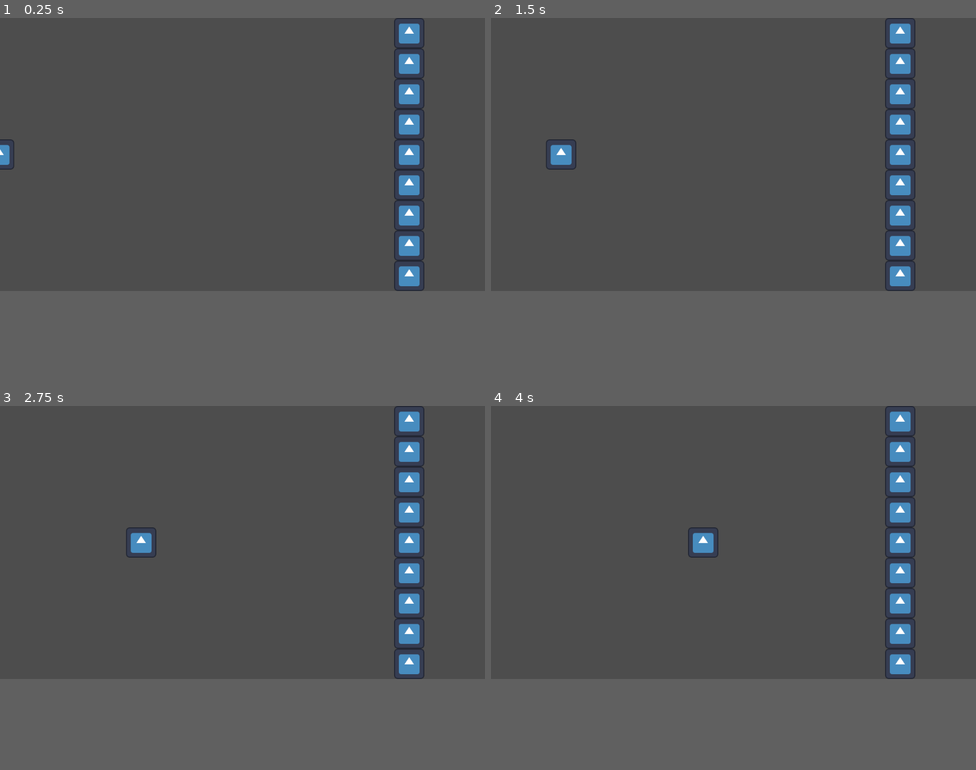
Above: before the commit, frames 1-4 (two rows, left to right).
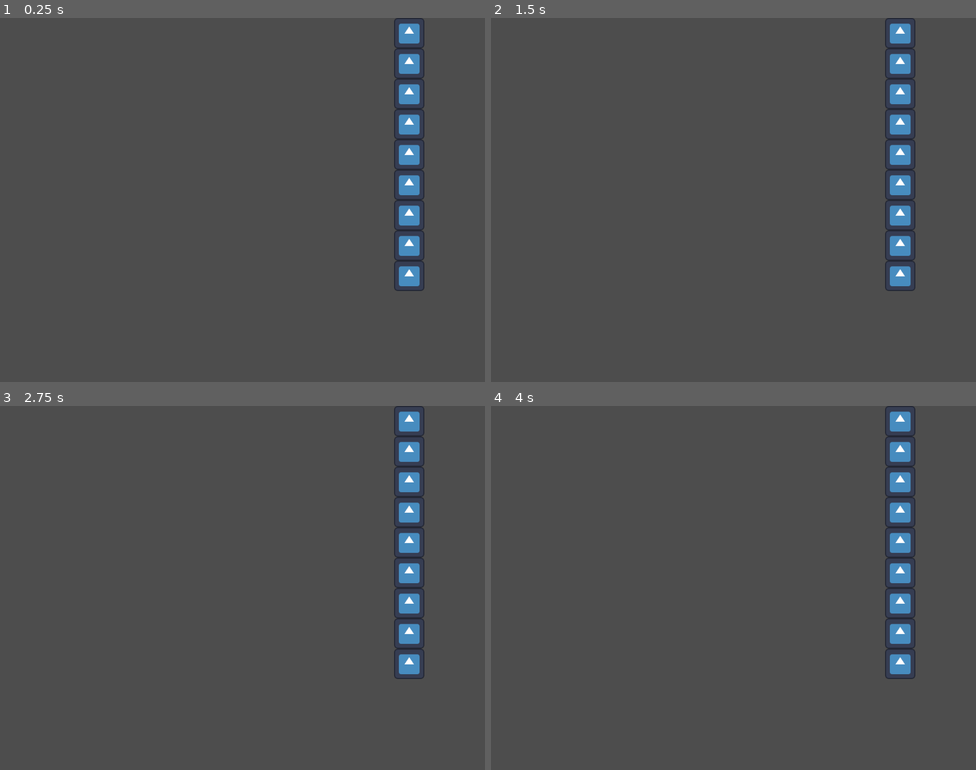
Above: after the commit, the same moments.

Repository: 00Her0/risen
Game: Godot game, scene res://main.tscn
Two runs of this game, one before a commit and one after it. Both use one fixed random seed, a clock stepped at 60 frames per second and the inputs below. The engine's default icon, where the game draws it, is replaced by a stand-in: a white triangle on a blue panel in a dark square.
Inputs:
- Up to frame 1 (0.25 s): no input
- Up to frame 2 (1.5 s): tap Enter (ui_accept) at 0.5, 0.6, 0.77, 1.07, 1.35 s
- Up to frame 3 (2.75 s): tap Enter (ui_accept) at 1.52, 1.82, 2.1 s
- Up to frame 4 (4 s): tap Enter (ui_accept) at 2.85, 3.02, 3.32, 3.6, 3.77 s
In our replay, the window is 800x450 before the commit and 800x600 after it. These sizes can differ from the game's own. Grey fills any space a smaller window leaves; there, only what the larger window draws over its background counts as a difference.

The runs differ from the first frame. In frame 1, 0.1% of the frame differs, in the area x 0-3%, y 33-42%; in frame 2, 0.3%, in the area x 11-18%, y 33-42%; in frame 3, 0.3%; in frame 4, 0.3%.

Commit message:
Added basic attacks from dragons, death process for enemies and started working on reanimation
Still need to work on reanimation and soul siphoning

Diff:
--- a/Enemy.gd
+++ b/Enemy.gd
@@ -1,29 +1,76 @@
 extends Area2D
 
 
-var speed = 2
-var attack_range = 250
-var attack_power = 5
+@export var speed = 20
+@export var attack_range = 250
+@export var attack_power = 5
+@export var health := 100
 var targeted
-#$hit_cooldown.wait_time = 1
-
-# Called when the node enters the scene tree for the first time.
+@onready var anim = $AnimatedSprite2D
+@onready var attack_delay = $hit_cooldown
+@onready var undead_targetting = $"Undead_targeting system"
+var state
+signal i_died
 func _ready():
-	pass
+	state = "attack"
 
 
-# Called every frame. 'delta' is the elapsed time since the previous frame.
+
 func _process(delta):
-	if position.x < 1024 - attack_range:
-		position.x += speed
+	if position.y < 768:
+		position.y += speed * delta
+	if Input.is_action_just_pressed("ui_accept"):
+		speed = 0
 
 
-func _on_sword_area_entered(area):
-	$hit_cooldown.start()
-	targeted = area
 
 func _on_hit_cooldown_timeout():
-	if targeted.broken == false:
-		targeted.health -= attack_power
-	else:
-		attack_range = 0
+	if state != "dead":
+		if targeted.broken == false:
+			targeted.take_damage(attack_power)
+		else:
+			attack_range = 0
+
+
+func _on_area_2d_area_entered(area):
+	if area.is_in_group("wall"):
+		targeted = area
+		anim.play("Attack")
+		attack_delay.start()
+		speed = 0
+
+func take_damage(damage):
+	if health >= damage:
+		health -= damage
+		if health <= 0:
+			die()
+
+
+func die():
+	#Currency.dead_list.append(self.position)
+	state = "dead"
+	emit_signal("i_died")
+	anim.play("Dead")
+	attack_power = 0
+	speed = 0
+	rotation = 90
+
+
+#Risen state code here
+func raise():
+	state = "risen"
+	undead_targetting.disabled = false
+	# Code here for recovering stats from before death
+
+
+	# slow speed going up, they will target the nearest enemy until they die or the
+	#life timer ends
+	speed = -20
+
+
+func find_target():
+	var target_list = []
+	var possible_target_list = undead_targetting.get_overlapping_areas()
+	for target in possible_target_list:
+		if "enemy" in target.name:
+			target_list.append(target)
--- /dev/null
+++ b/Fireball.gd
@@ -0,0 +1,26 @@
+extends Area2D
+
+@export var speed = 350
+@export var damage := 10
+var velocity = Vector2.ZERO
+var acceleration = Vector2.ZERO
+
+func start(transform):
+	global_transform = transform
+	velocity = transform.x * speed
+
+func _physics_process(delta):
+	velocity += acceleration * delta
+	clamp(velocity,Vector2.ZERO,Vector2(speed,speed))
+	rotation = velocity.angle()
+	position += velocity * delta
+
+
+func _on_area_entered(area):
+	if "Enemy" in area.name:
+		area.take_damage(damage)
+		queue_free()
+
+
+func _on_lifetime_timeout():
+	queue_free()
--- a/Scenes/LDragon.gd
+++ b/Scenes/LDragon.gd
@@ -1,4 +1,41 @@
 extends Area2D
 
+@export var rotation_speed = PI
+@export var cooldown = 0.5
+var target_list = []
+var fireball_scene = preload("res://Scenes/fireball.tscn")
+@onready var muzzle = $Dragon/Muzzle
 var target = null
 var can_shoot = true
+
+func shoot():
+	if can_shoot:
+		var f = fireball_scene.instantiate()
+		get_parent().add_child(f)
+		f.start(muzzle.global_transform)
+		can_shoot = false
+		await get_tree().create_timer(cooldown).timeout
+		can_shoot = true
+
+func _process(_delta):
+	if target:
+		$Dragon.look_at(target.global_position)
+		shoot()
+
+
+func _on_targetting_system_area_entered(area):
+	if area.name == "Enemy" && area.state != "dead":
+		add_target(area)
+		target = area
+
+
+#add target to list and connect targets death signal
+func add_target(enemy):
+	target_list.append(enemy)
+	enemy.i_died.connect(manage_targets)
+
+# Keep list sorted by nearest to wall and remove a target if it dies
+func manage_targets():
+	if !target_list.is_empty():
+		for target in target_list:
+			print(target.position)
--- a/Scenes/RDragon.gd
+++ b/Scenes/RDragon.gd
@@ -1,4 +1,29 @@
 extends Area2D
 
+@export var rotation_speed = PI
+@export var cooldown = 0.5
+
+var fireball_scene = preload("res://Scenes/fireball.tscn")
+@onready var muzzle = $Dragon/Muzzle
 var target = null
 var can_shoot = true
+
+func shoot():
+	if can_shoot:
+		var f = fireball_scene.instantiate()
+		get_parent().add_child(f)
+		f.start(muzzle.global_transform)
+		can_shoot = false
+		await get_tree().create_timer(cooldown).timeout
+		can_shoot = true
+
+func _process(_delta):
+	if target:
+		$Dragon.look_at(target.global_position)
+		shoot()
+
+
+func _on_targetting_system_area_entered(area):
+	print(area)
+	if "Enemy" in area.name:
+		target = area
--- /dev/null
+++ b/Scenes/Walls.gd
@@ -0,0 +1,16 @@
+extends Node2D
+
+@export var wall_1_health := 100
+@export var wall_2_health := 100
+@export var wall_3_health := 100
+@onready var wall_1 = $"Wall_segment 1"
+@onready var wall_2 = $"Wall_segment 2"
+@onready var wall_3 = $"Wall_segment 3"
+# Called when the node enters the scene tree for the first time.
+func _ready():
+	pass # Replace with function body.
+
+
+# Called every frame. 'delta' is the elapsed time since the previous frame.
+func _process(delta):
+	pass
--- /dev/null
+++ b/Scenes/currency.gd
@@ -0,0 +1,11 @@
+extends Node
+
+
+# Called when the node enters the scene tree for the first time.
+func _ready():
+	pass # Replace with function body.
+
+
+# Called every frame. 'delta' is the elapsed time since the previous frame.
+func _process(delta):
+	pass
--- a/Scenes/enemy.tscn
+++ b/Scenes/enemy.tscn
@@ -18,6 +18,10 @@
 [sub_resource type="AtlasTexture" id="AtlasTexture_abq6a"]
 atlas = ExtResource("1_2khcx")
 region = Rect2(96, 64, 32, 32)
+
+[sub_resource type="AtlasTexture" id="AtlasTexture_0vikp"]
+atlas = ExtResource("1_2khcx")
+region = Rect2(0, 32, 32, 32)
 
 [sub_resource type="AtlasTexture" id="AtlasTexture_l33gy"]
 atlas = ExtResource("1_2khcx")
@@ -48,7 +52,15 @@
 "texture": SubResource("AtlasTexture_abq6a")
 }],
 "loop": true,
-"name": &"Charge",
+"name": &"Attack",
+"speed": 5.0
+}, {
+"frames": [{
+"duration": 1.0,
+"texture": SubResource("AtlasTexture_0vikp")
+}],
+"loop": true,
+"name": &"Dead",
 "speed": 5.0
 }, {
 "frames": [{
@@ -72,7 +84,10 @@
 [sub_resource type="RectangleShape2D" id="RectangleShape2D_loc4j"]
 size = Vector2(9, 20)
 
-[node name="Enemy" type="Area2D"]
+[sub_resource type="CircleShape2D" id="CircleShape2D_wxh2q"]
+radius = 500.0
+
+[node name="Enemy" type="Area2D" groups=["enemy"]]
 script = ExtResource("1_sdjx7")
 
 [node name="CollisionShape2D" type="CollisionShape2D" parent="."]
@@ -80,7 +95,7 @@
 
 [node name="AnimatedSprite2D" type="AnimatedSprite2D" parent="."]
 sprite_frames = SubResource("SpriteFrames_8s8ql")
-animation = &"Walk"
+animation = &"Dead"
 autoplay = "Walk"
 
 [node name="Area2D" type="Area2D" parent="."]
@@ -89,4 +104,14 @@
 position = Vector2(-0.5, 20)
 shape = SubResource("RectangleShape2D_loc4j")
 
-[connection signal="area_shape_entered" from="Area2D" to="." method="_on_area_2d_area_shape_entered"]
+[node name="hit_cooldown" type="Timer" parent="."]
+wait_time = 0.5
+
+[node name="Undead_targeting system" type="Area2D" parent="."]
+
+[node name="Undead collider" type="CollisionShape2D" parent="Undead_targeting system"]
+shape = SubResource("CircleShape2D_wxh2q")
+disabled = true
+
+[connection signal="area_entered" from="Area2D" to="." method="_on_area_2d_area_entered"]
+[connection signal="timeout" from="hit_cooldown" to="." method="_on_hit_cooldown_timeout"]
--- /dev/null
+++ b/Scenes/fireball.tscn
@@ -0,0 +1,22 @@
+[gd_scene load_steps=4 format=3 uid="uid://cv5iib51qgmd7"]
+
+[ext_resource type="Script" path="res://Fireball.gd" id="1_7qaga"]
+[ext_resource type="Texture2D" uid="uid://bl10kyvr0y2ud" path="res://assets/Filler graphics/FireballProjectile.png" id="2_s1u8a"]
+
+[sub_resource type="CircleShape2D" id="CircleShape2D_vloog"]
+
+[node name="Fireball" type="Area2D"]
+script = ExtResource("1_7qaga")
+
+[node name="Lifetime" type="Timer" parent="."]
+wait_time = 0.439
+
+[node name="CollisionShape2D" type="CollisionShape2D" parent="."]
+shape = SubResource("CircleShape2D_vloog")
+
+[node name="Sprite2D" type="Sprite2D" parent="."]
+texture = ExtResource("2_s1u8a")
+hframes = 4
+
+[connection signal="area_entered" from="." to="." method="_on_area_entered"]
+[connection signal="timeout" from="Lifetime" to="." method="_on_lifetime_timeout"]
--- a/Scenes/main.tscn
+++ b/Scenes/main.tscn
@@ -8,6 +8,7 @@
 [ext_resource type="Script" path="res://Scenes/LDragon.gd" id="6_7d3j4"]
 [ext_resource type="Texture2D" uid="uid://biuysmb3ied04" path="res://assets/Filler graphics/WhiteDragon.png" id="7_20qrl"]
 [ext_resource type="Script" path="res://Scenes/RDragon.gd" id="8_5g2j1"]
+[ext_resource type="Script" path="res://Scenes/Walls.gd" id="9_n1hp4"]
 
 [sub_resource type="TileSetAtlasSource" id="TileSetAtlasSource_qjn86"]
 texture = ExtResource("1_sf0au")
@@ -142,41 +143,14 @@
 "speed": 5.0
 }]
 
-[sub_resource type="AtlasTexture" id="AtlasTexture_hixyy"]
-atlas = ExtResource("7_20qrl")
-region = Rect2(0, 32, 32, 32)
-
-[sub_resource type="AtlasTexture" id="AtlasTexture_3x3cc"]
-atlas = ExtResource("7_20qrl")
-region = Rect2(32, 32, 32, 32)
-
-[sub_resource type="AtlasTexture" id="AtlasTexture_y0ndc"]
-atlas = ExtResource("7_20qrl")
-region = Rect2(64, 32, 32, 32)
-
-[sub_resource type="AtlasTexture" id="AtlasTexture_uqjrx"]
-atlas = ExtResource("7_20qrl")
-region = Rect2(96, 32, 32, 32)
-
-[sub_resource type="SpriteFrames" id="SpriteFrames_f6ydx"]
-animations = [{
-"frames": [{
-"duration": 1.0,
-"texture": SubResource("AtlasTexture_hixyy")
-}, {
-"duration": 1.0,
-"texture": SubResource("AtlasTexture_3x3cc")
-}, {
-"duration": 1.0,
-"texture": SubResource("AtlasTexture_y0ndc")
-}, {
-"duration": 1.0,
-"texture": SubResource("AtlasTexture_uqjrx")
-}],
-"loop": true,
-"name": &"Idle",
-"speed": 5.0
-}]
+[sub_resource type="CircleShape2D" id="CircleShape2D_ywxhr"]
+radius = 291.0
+
+[sub_resource type="RectangleShape2D" id="RectangleShape2D_3hiam"]
+size = Vector2(128, 20)
+
+[sub_resource type="RectangleShape2D" id="RectangleShape2D_48poc"]
+size = Vector2(157, 20)
 
 [node name="Main" type="Node2D"]
 script = ExtResource("1_t1qme")
@@ -204,7 +178,13 @@
 layer_2/z_index = 0
 layer_2/tile_data = PackedInt32Array(2621458, 1, 2, 2621459, 1, 2, 2621460, 1, 2, 2621461, 1, 2, 2621462, 1, 2, 2621463 …(593 unchanged characters)…
 
-[node name="Node2D" type="Node2D" parent="."]
+[node name="Enemies" type="Node2D" parent="."]
+
+[node name="Enemy" parent="Enemies" instance=ExtResource("5_itepp")]
+position = Vector2(492, 419)
+
+[node name="Enemy2" parent="Enemies" instance=ExtResource("5_itepp")]
+position = Vector2(526, 424)
 
 [node name="LDragon" type="Area2D" parent="."]
 position = Vector2(281, 650)
@@ -212,23 +192,65 @@
 
 [node name="CollisionShape2D" type="CollisionShape2D" parent="LDragon"]
 
-[node name="Sprite2D" type="AnimatedSprite2D" parent="LDragon"]
+[node name="Dragon" type="AnimatedSprite2D" parent="LDragon"]
 sprite_frames = SubResource("SpriteFrames_1374g")
 animation = &"Idle"
 autoplay = "Idle"
 
-[node name="Marker2D" type="Marker2D" parent="LDragon"]
+[node name="Muzzle" type="Marker2D" parent="LDragon/Dragon"]
+
+[node name="targetting_system" type="Area2D" parent="LDragon"]
+
+[node name="CollisionShape2D" type="CollisionShape2D" parent="LDragon/targetting_system"]
+shape = SubResource("CircleShape2D_ywxhr")
 
 [node name="RDragon" type="Area2D" parent="."]
-position = Vector2(743, 646)
+position = Vector2(746, 649)
 script = ExtResource("8_5g2j1")
 
 [node name="CollisionShape2D" type="CollisionShape2D" parent="RDragon"]
 
-[node name="Sprite2D" type="AnimatedSprite2D" parent="RDragon"]
-sprite_frames = SubResource("SpriteFrames_f6ydx")
+[node name="Dragon" type="AnimatedSprite2D" parent="RDragon"]
+sprite_frames = SubResource("SpriteFrames_1374g")
 animation = &"Idle"
 autoplay = "Idle"
 
-[node name="Enemy" parent="." instance=ExtResource("5_itepp")]
-position = Vector2(461, 40)
+[node name="Muzzle" type="Marker2D" parent="RDragon/Dragon"]
+
+[node name="targetting_system" type="Area2D" parent="RDragon"]
+
+[node name="CollisionShape2D" type="CollisionShape2D" parent="RDragon/targetting_system"]
+shape = SubResource("CircleShape2D_ywxhr")
+
+[node name="Walls" type="Node2D" parent="."]
+script = ExtResource("9_n1hp4")
+
+[node name="Wall_segment 1" type="Area2D" parent="Walls" groups=["wall"]]
+position = Vector2(335, 649)
+
+[node name="CollisionShape2D" type="CollisionShape2D" parent="Walls/Wall_segment 1" groups=["wall"]]
+position = Vector2(36.5, 0)
+shape = SubResource("RectangleShape2D_3hiam")
+
+[node name="Sprite2D" type="Sprite2D" parent="Walls/Wall_segment 1"]
+
+[node name="Wall_segment 2" type="Area2D" parent="Walls" groups=["wall"]]
+position = Vector2(456, 649)
+
+[node name="CollisionShape2D" type="CollisionShape2D" parent="Walls/Wall_segment 2" groups=["wall"]]
+position = Vector2(55.5, 0)
+shape = SubResource("RectangleShape2D_48poc")
+
+[node name="Sprite2D" type="Sprite2D" parent="Walls/Wall_segment 2"]
+
+[node name="Wall_segment 3" type="Area2D" parent="Walls" groups=["wall"]]
+position = Vector2(616, 648)
+
+[node name="CollisionShape2D" type="CollisionShape2D" parent="Walls/Wall_segment 3" groups=["wall"]]
+position = Vector2(37, 0)
+shape = SubResource("RectangleShape2D_3hiam")
+
+[node name="Sprite2D" type="Sprite2D" parent="Walls/Wall_segment 3"]
+
+[connection signal="area_entered" from="LDragon/targetting_system" to="LDragon" method="_on_targetting_system_area_entered"]
+[connection signal="area_entered" from="RDragon/targetting_system" to="RDragon" method="_on_targetting_system_area_entered"]
--- a/main.tscn
+++ b/main.tscn
@@ -5,32 +5,37 @@
 
 [node name="Main" type="Node2D"]
 
-[node name="Enemy" parent="." instance=ExtResource("2_oof1n")]
+[node name="Enemies" type="Node2D" parent="."]
+
+[node name="Enemy" parent="Enemies" instance=ExtResource("2_oof1n")]
 position = Vector2(-32, 288)
+scale = Vector2(0.5, 0.5)
 
-[node name="wall_segment" parent="." instance=ExtResource("2_mxhuj")]
+[node name="Walls" type="Node2D" parent="."]
+
+[node name="wall_segment" parent="Walls" instance=ExtResource("2_mxhuj")]
 position = Vector2(864, 32)
 
-[node name="wall_segment2" parent="." instance=ExtResource("2_mxhuj")]
+[node name="wall_segment2" parent="Walls" instance=ExtResource("2_mxhuj")]
 position = Vector2(864, 96)
 
-[node name="wall_segment3" parent="." instance=ExtResource("2_mxhuj")]
+[node name="wall_segment3" parent="Walls" instance=ExtResource("2_mxhuj")]
 position = Vector2(864, 160)
 
-[node name="wall_segment4" parent="." instance=ExtResource("2_mxhuj")]
+[node name="wall_segment4" parent="Walls" instance=ExtResource("2_mxhuj")]
 position = Vector2(864, 224)
 
-[node name="wall_segment5" parent="." instance=ExtResource("2_mxhuj")]
+[node name="wall_segment5" parent="Walls" instance=ExtResource("2_mxhuj")]
 position = Vector2(864, 288)
 
-[node name="wall_segment6" parent="." instance=ExtResource("2_mxhuj")]
+[node name="wall_segment6" parent="Walls" instance=ExtResource("2_mxhuj")]
 position = Vector2(864, 352)
 
-[node name="wall_segment7" parent="." instance=ExtResource("2_mxhuj")]
+[node name="wall_segment7" parent="Walls" instance=ExtResource("2_mxhuj")]
 position = Vector2(864, 416)
 
-[node name="wall_segment8" parent="." instance=ExtResource("2_mxhuj")]
+[node name="wall_segment8" parent="Walls" instance=ExtResource("2_mxhuj")]
 position = Vector2(864, 480)
 
-[node name="wall_segment9" parent="." instance=ExtResource("2_mxhuj")]
+[node name="wall_segment9" parent="Walls" instance=ExtResource("2_mxhuj")]
 position = Vector2(864, 544)
--- a/project.godot
+++ b/project.godot
@@ -15,7 +15,11 @@
 config/features=PackedStringArray("4.0", "Forward Plus")
 config/icon="res://icon.svg"
 
+[autoload]
+
+Currency="*res://Scenes/currency.gd"
+
 [display]
 
 window/size/viewport_width=1024
-window/size/viewport_height=576
+window/size/viewport_height=768
Not shown: 1 places in Scenes/enemy.tscn that only renumber resources
Not shown: 1 places in Scenes/main.tscn that only renumber resources
